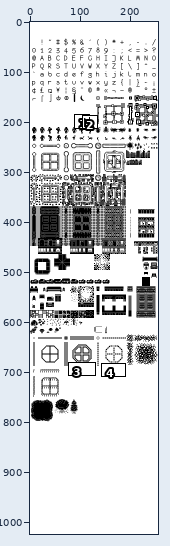
Edited in one commit: sprite sheet (tiles.png). Above, an overview of the earlier version with the close-up marked.
Close-up. Before the edit:
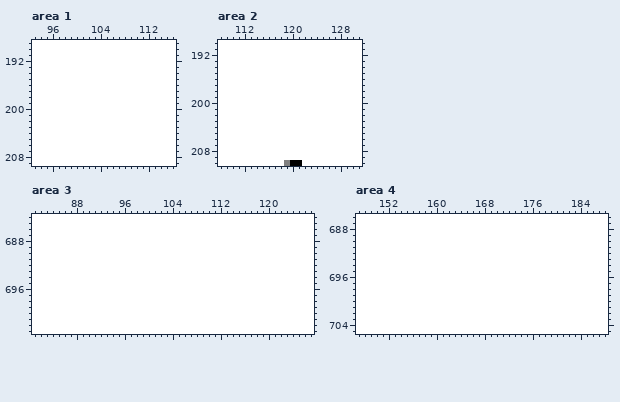
The file is 256x1024 pixels. Colours within 5 levels of each other are drawn and written as one. Shown: area 1: x 93..116, y 189..209; area 2: x 108..131, y 190..210; area 3: x 81..127, y 684..703; area 4: x 147..188, y 686..705. The commit also changed other parts of the picture, which this record leaves out.
Now the later version:
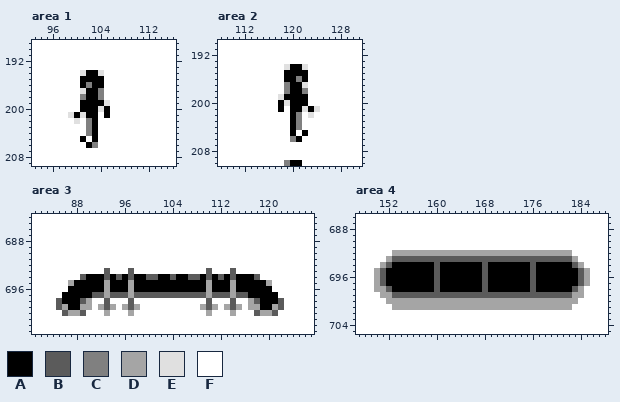
Palette (. is transparent): A #000000  B #5b5b5b  C #808080  D #a5a5a5  E #e0e0e0  F #ffffff
The edit:
Area 1:
Colour F gives way to colour A in row 194 at x 102 to 103; in row 195 at x 101 to 104; in row 196 at x 101 and 103 to 104; in rows 197 to 198 at x 102 to 103; in row 199 at x 101 to 104; in row 200 at x 101 to 103 and 105.
Colour F gives way to colour A in row 201 at x 100, 102 to 103 and 105; in rows 202 to 204 at x 103; in row 205 at x 101 and 103; in row 206 at x 102.
Colour F gives way to colour C in row 196 at x 102; in row 197 at x 104; in row 198 at x 101 and 104; in rows 202 to 204 at x 102; in row 206 at x 103.
Colour F gives way to colour E in row 194 at x 101 and 104; in row 197 at x 101; in row 199 at x 105; in row 200 at x 104; in row 201 at x 99 and 101; in row 202 at x 100.
Area 2:
Colour F gives way to colour A in row 194 at x 120 to 121; in row 195 at x 119 to 122; in row 196 at x 119 to 120 and 122; in rows 197 to 198 at x 120 to 121; in row 199 at x 119 to 122; in row 200 at x 118 and 120 to 122.
Colour F gives way to colour A in row 201 at x 118, 120 to 121 and 123; in rows 202 to 204 at x 120; in row 205 at x 120 and 122; in row 206 at x 121.
Colour F gives way to colour C in row 196 at x 121; in row 197 at x 119; in row 198 at x 119 and 122; in rows 202 to 204 at x 121; in row 206 at x 120.
Colour F gives way to colour E in row 194 at x 119 and 122; in row 197 at x 122; in row 199 at x 118; in row 200 at x 119; in row 201 at x 122 and 124; in row 202 at x 123.
Area 3:
Colour F gives way to colour A in row 694 at x 90 to 92, 94, 96, 98 to 99, 102 to 103, 105 to 106, 109, 111, 113 and 115 to 117; in row 695 at x 88 to 92, 94 to 96, 98 to 109, 111 to 113 and 115 to 119; in row 696 at x 87 to 92, 94 to 96, 98 to 109, 111 to 113 and 115 to 120; in row 697 at x 86 to 90 and 117 to 121; in row 698 at x 86 to 88 and 119 to 121; in row 699 at x 87 to 88 and 119 to 120.
Colour F gives way to colour B in row 693 at x 93, 97, 110 and 114; in row 694 at x 89, 93, 95, 97, 100 to 101, 104, 107 to 108, 110, 112, 114 and 118; in row 697 at x 91 to 92, 94 to 96, 98 to 109, 111 to 113 and 115 to 116; in row 698 at x 85, 89, 93, 97, 110, 114, 118 and 122; in row 699 at x 85, 93, 97, 110, 114 and 122; in row 700 at x 86, 89, 118 and 121.
Colour F gives way to colour D in row 695 at x 87, 93, 97, 110, 114 and 120; in rows 696 to 697 at x 93, 97, 110 and 114; in row 698 at x 90 and 117; in row 699 at x 86, 89 to 90, 92, 94, 96, 98, 109, 111, 113, 115, 117 to 118 and 121; in row 700 at x 87 to 88, 93, 97, 110, 114 and 119 to 120.
Area 4:
Colour F gives way to colour A in row 694 at x 153 to 159, 161 to 167, 169 to 175 and 177 to 182; in rows 695 to 697 at x 152 to 159, 161 to 167, 169 to 175 and 177 to 183; in row 698 at x 153 to 159, 161 to 167, 169 to 175 and 177 to 182.
Colour F gives way to colour B in row 693 at x 153 to 182; in row 694 at x 152, 160, 168, 176 and 183; in rows 695 to 697 at x 151, 160, 168, 176 and 184; in row 698 at x 152, 160, 168, 176 and 183; in row 699 at x 153 to 182.
Colour F gives way to colour D in row 692 at x 153 to 182; in row 693 at x 152 and 183; in row 694 at x 151 and 184; in rows 695 to 697 at x 150 and 185; in row 698 at x 150 to 151 and 184; in row 699 at x 151 to 152 and 183 to 184.
Colour F gives way to colour D in row 700 at x 152 to 183; in row 701 at x 153 to 182.
Boxes around the changes in both close-ups, in picture pixels (x1, y1, x2, y2):
changed: (68, 70, 110, 148)
changed: (278, 64, 320, 142)
changed: (56, 268, 284, 316)
changed: (374, 250, 590, 310)
